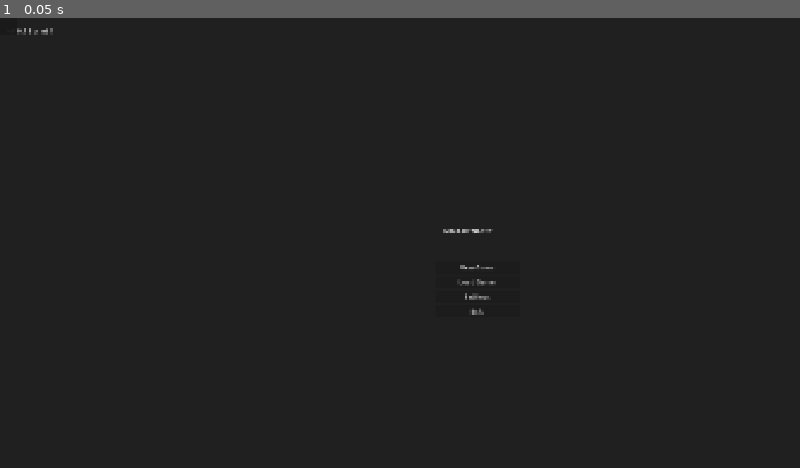
Above: before the commit, frame 1.
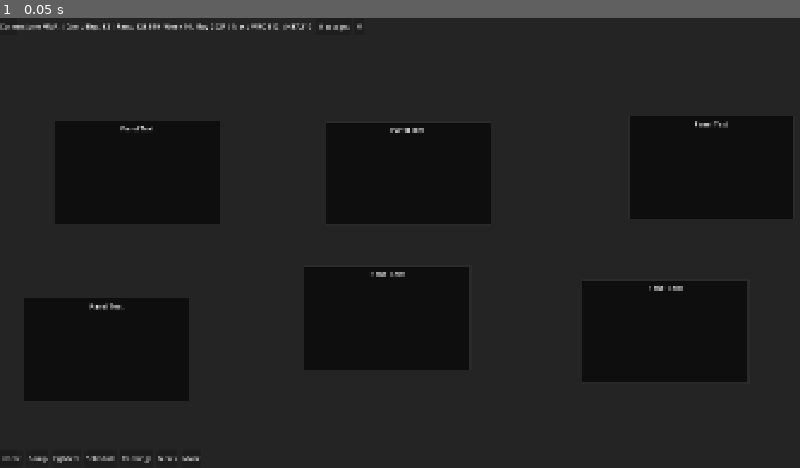
Above: after the commit, the same moment.

Repository: purepainsugar/MMA-Dynasty
Game: Godot game, scene res://Scenes/UI/Dashboard.tscn
Same seed, same stepped clock (60 frames per second), same inputs: the game is played once before the commit and once after it. Before the commit the project starts from res://Scenes/Menu/MainMenu.tscn.
Inputs:
- Up to frame 1 (0.05 s): no input

The runs differ from the first frame. In frame 1, 0.9% of the frame differs, in the area x 0-91%, y 1-99%.

Commit message:
Sprint 1 Session 7 - Styled reusable UI panel

Diff:
--- /dev/null
+++ b/Scenes/UI/BottomNavigation.tscn
@@ -0,0 +1,42 @@
+[gd_scene format=3 uid="uid://c3a33wge3alya"]
+
+[node name="BottomNavigation" type="Panel" unique_id=508850874]
+offset_right = 40.0
+offset_bottom = 40.0
+
+[node name="Margin" type="MarginContainer" parent="." unique_id=1547540500]
+layout_mode = 0
+offset_right = 40.0
+offset_bottom = 40.0
+
+[node name="ButtonRow" type="HBoxContainer" parent="Margin" unique_id=659662081]
+layout_mode = 2
+theme_override_constants/separation = 8
+
+[node name="HomeButton" type="Button" parent="Margin/ButtonRow" unique_id=1667941639]
+layout_mode = 2
+text = "Home"
+
+[node name="CampButton" type="Button" parent="Margin/ButtonRow" unique_id=1810378660]
+layout_mode = 2
+text = "Camp"
+
+[node name="FightersButton" type="Button" parent="Margin/ButtonRow" unique_id=1170751252]
+layout_mode = 2
+text = "Fighters"
+
+[node name="ScheduleButton" type="Button" parent="Margin/ButtonRow" unique_id=242746089]
+layout_mode = 2
+text = "Schedule"
+
+[node name="RankingsButton" type="Button" parent="Margin/ButtonRow" unique_id=733424120]
+layout_mode = 2
+text = "Rankings"
+
+[node name="NewsButton" type="Button" parent="Margin/ButtonRow" unique_id=1835305537]
+layout_mode = 2
+text = "News"
+
+[node name="MoreButton" type="Button" parent="Margin/ButtonRow" unique_id=465517487]
+layout_mode = 2
+text = "More"
--- /dev/null
+++ b/Scenes/UI/Dashboard.tscn
@@ -0,0 +1,82 @@
+[gd_scene format=3 uid="uid://bs1fuvc7sc1ed"]
+
+[ext_resource type="PackedScene" uid="uid://dlxg8y1yoqf5u" path="res://Scenes/UI/UIPanel.tscn" id="1_b3vg7"]
+[ext_resource type="PackedScene" uid="uid://cdj1pg16kqbkc" path="res://Scenes/UI/TopBar.tscn" id="1_n8pl3"]
+[ext_resource type="PackedScene" uid="uid://c3a33wge3alya" path="res://Scenes/UI/BottomNavigation.tscn" id="3_rxei5"]
+
+[node name="Dashboard" type="Control" unique_id=179188285]
+layout_mode = 3
+anchors_preset = 15
+anchor_right = 1.0
+anchor_bottom = 1.0
+grow_horizontal = 2
+grow_vertical = 2
+
+[node name="BackGround" type="ColorRect" parent="." unique_id=1806130005]
+layout_mode = 1
+anchors_preset = 15
+anchor_right = 1.0
+anchor_bottom = 1.0
+grow_horizontal = 2
+grow_vertical = 2
+color = Color(0.14225578, 0.14225581, 0.14225578, 1)
+
+[node name="TopBar" parent="." unique_id=1610431272 instance=ExtResource("1_n8pl3")]
+layout_mode = 0
+
+[node name="MainContent" type="Control" parent="." unique_id=641832817]
+layout_mode = 1
+anchors_preset = 15
+anchor_right = 1.0
+anchor_bottom = 1.0
+grow_horizontal = 2
+grow_vertical = 2
+pivot_offset = Vector2(20, 100)
+pivot_offset_ratio = Vector2(20, 120)
+
+[node name="CampverviewPanel" parent="MainContent" unique_id=1178064754 instance=ExtResource("1_b3vg7")]
+layout_mode = 0
+offset_left = 130.0
+offset_top = 246.0
+offset_right = 530.0
+offset_bottom = 496.0
+
+[node name="FeaturedFightersPanel" parent="MainContent" unique_id=753917560 instance=ExtResource("1_b3vg7")]
+layout_mode = 0
+offset_left = 779.0
+offset_top = 248.0
+offset_right = 1179.0
+offset_bottom = 498.0
+
+[node name="UpcomingPanel" parent="MainContent" unique_id=2024997820 instance=ExtResource("1_b3vg7")]
+layout_mode = 0
+offset_left = 1507.0
+offset_top = 235.0
+offset_right = 1907.0
+offset_bottom = 485.0
+
+[node name="NewsPanel" parent="MainContent" unique_id=100796753 instance=ExtResource("1_b3vg7")]
+layout_mode = 0
+offset_left = 56.0
+offset_top = 672.0
+offset_right = 456.0
+offset_bottom = 922.0
+
+[node name="RankingsPanel" parent="MainContent" unique_id=421229359 instance=ExtResource("1_b3vg7")]
+layout_mode = 0
+offset_left = 730.0
+offset_top = 594.0
+offset_right = 1130.0
+offset_bottom = 844.0
+
+[node name="FinancePanel" parent="MainContent" unique_id=2131151596 instance=ExtResource("1_b3vg7")]
+layout_mode = 0
+offset_left = 1397.0
+offset_top = 628.0
+offset_right = 1797.0
+offset_bottom = 878.0
+
+[node name="BottomNavigation" parent="." unique_id=508850874 instance=ExtResource("3_rxei5")]
+layout_mode = 0
+offset_top = 1037.0
+offset_bottom = 1077.0
--- /dev/null
+++ b/Scenes/UI/TopBar.tscn
@@ -0,0 +1,34 @@
+[gd_scene format=3 uid="uid://cdj1pg16kqbkc"]
+
+[node name="TopBar" type="Panel" unique_id=1610431272]
+offset_right = 40.0
+offset_bottom = 40.0
+
+[node name="Margin" type="MarginContainer" parent="." unique_id=1967357124]
+layout_mode = 0
+offset_right = 40.0
+offset_bottom = 40.0
+
+[node name="Row" type="HBoxContainer" parent="Margin" unique_id=699191590]
+layout_mode = 2
+theme_override_constants/separation = 10
+
+[node name="CampLabel" type="Label" parent="Margin/Row" unique_id=1421499892]
+layout_mode = 2
+text = "Cornerstone MMA | Camp Rep: 82 | Fans: 128.540"
+
+[node name="DateLabel" type="Label" parent="Margin/Row" unique_id=1658861054]
+layout_mode = 2
+text = "Week 14, May 2027 | Next: WFC 312"
+
+[node name="BankLabel" type="Label" parent="Margin/Row" unique_id=864477880]
+layout_mode = 2
+text = "$487,210"
+
+[node name="MessagesButton" type="Button" parent="Margin/Row" unique_id=1723632603]
+layout_mode = 2
+text = "Messages"
+
+[node name="SettingsButton" type="Button" parent="Margin/Row" unique_id=995995488]
+layout_mode = 2
+text = "⚙"
--- a/Scenes/UI/UIPanel.tscn
+++ b/Scenes/UI/UIPanel.tscn
@@ -1,14 +1,30 @@
 [gd_scene format=3 uid="uid://dlxg8y1yoqf5u"]
+
+[sub_resource type="StyleBoxFlat" id="StyleBoxFlat_a5pbh"]
+bg_color = Color(0.05490196, 0.05490196, 0.05490196, 1)
+border_width_left = 2
+border_width_top = 2
+border_width_right = 2
+border_width_bottom = 2
+border_color = Color(0.16470589, 0.16470589, 0.16470589, 1)
 
 [node name="UIPanel" type="Panel" unique_id=1178064754]
 custom_minimum_size = Vector2(400, 250)
-offset_right = 40.0
-offset_bottom = 40.0
+offset_left = 774.0
+offset_top = 550.0
+offset_right = 1174.0
+offset_bottom = 800.0
+theme_override_styles/panel = SubResource("StyleBoxFlat_a5pbh")
 
 [node name="TitleLabel" type="Label" parent="." unique_id=1300521274]
-layout_mode = 0
-offset_right = 40.0
-offset_bottom = 23.0
+layout_mode = 1
+anchors_preset = -1
+anchor_right = 1.0
+offset_left = 12.0
+offset_top = 8.0
+offset_right = -12.0
+offset_bottom = 32.0
+grow_horizontal = 2
 text = "Panel Text"
 horizontal_alignment = 1
 
@@ -19,3 +35,7 @@
 anchor_bottom = 1.0
 grow_horizontal = 2
 grow_vertical = 2
+theme_override_constants/margin_left = 12
+theme_override_constants/margin_top = 12
+theme_override_constants/margin_right = 40
+theme_override_constants/margin_bottom = 12
--- /dev/null
+++ b/Themes/MainTheme.tres
@@ -0,0 +1,3 @@
+[gd_resource type="Theme" format=3 uid="uid://crdvfvh77jlc1"]
+
+[resource]
--- a/project.godot
+++ b/project.godot
@@ -11,7 +11,7 @@
 [application]
 
 config/name="MMA Dynasty"
-run/main_scene="uid://d315teeax8cad"
+run/main_scene="uid://bs1fuvc7sc1ed"
 config/features=PackedStringArray("4.7", "GL Compatibility")
 config/icon="res://icon.svg"
 
@@ -22,6 +22,10 @@
 window/stretch/mode="canvas_items"
 window/stretch/aspect="expand"
 
+[gui]
+
+theme/custom="uid://crdvfvh77jlc1"
+
 [physics]
 
 3d/physics_engine="Jolt Physics"
Not shown, changed: .DS_Store
